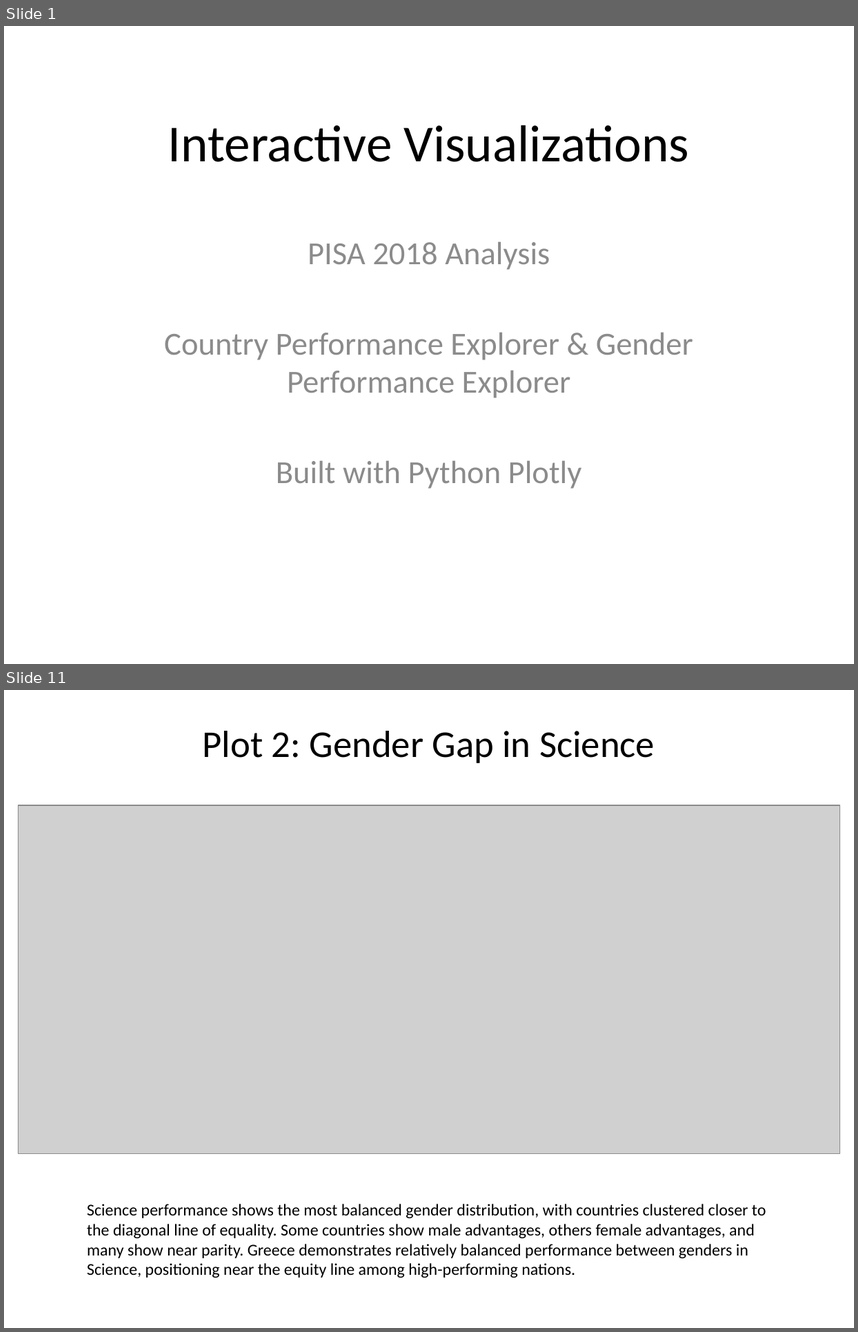
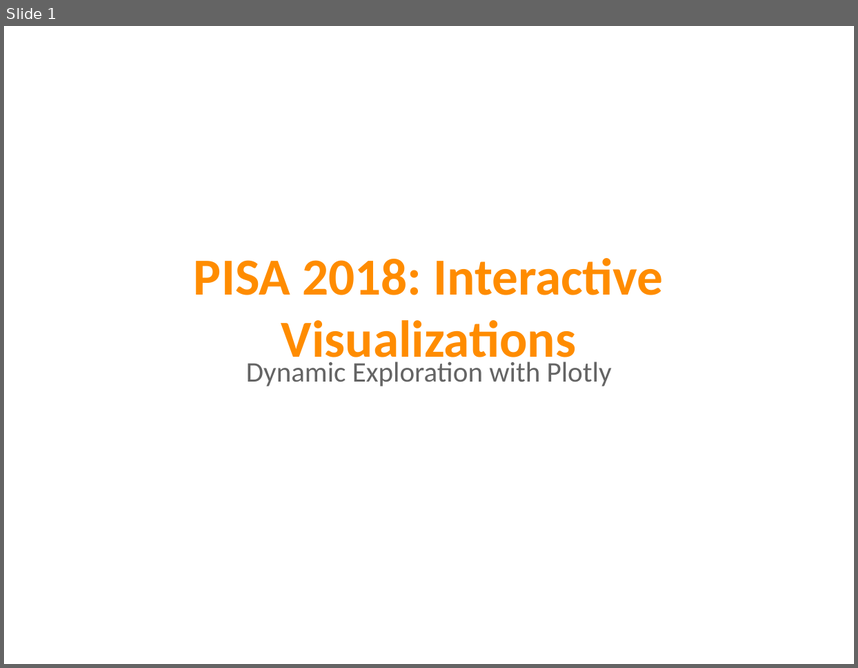
Before and after one commit to kitsakisGk/Masters_AUEB, a slide deck: Data_visualization/Assignment_1/PISA_2018_Interactive_Plots.pptx. Shown one above the other, each under a label of ours: slides 1 and 11 before the commit, slide 1 after it; the slides between them are not shown. The pictures are 858x1332 and 858x668 pixels, drawn with LibreOffice and Linux fonts; fonts in the diff are those of the drawing; grey boxes stand for pictures. Boxes give left, top, right and bottom in pixels: in the first picture for what was removed or moved away, otherwise in the second. Text is boxed around its words. In the diff, an @@ line names an element or a change of style, - is before the commit and + after.

Commit message:
Update Data Visualization Assignment 1: Replace with EDA notebook and reorganize plots

```diff
--- a/Data_visualization/Assignment_1/PISA_2018_Interactive_Plots.pptx
+++ b/Data_visualization/Assignment_1/PISA_2018_Interactive_Plots.pptx
@@ slide 11 removed at box(4, 690, 854, 1328), background #FFFFFF @@
@@ text removed at box(202, 731, 655, 763) @@
-Plot 2: Gender Gap in Science
@@ picture removed at box(18, 805, 840, 1153) @@
@@ text removed at box(87, 1203, 766, 1277) @@
-Science performance shows the most balanced gender distribution, with countries clustered closer to the diagonal line of equality. Some countries show male advantages, others female advantages, and many show near parity. Greece demonstrates relatively balanced performance between genders in Science, positioning near the equity line among high-performing nations.
@@ slide 1 changed as well @@
@@ text "PISA 2018: Interactive Visualizations" at box(194, 258, 663, 369): vertical alignment middle to top @@
@@ text at box(194, 258, 663, 369): text changed; text colour #000000 to #FF8C00; bold on @@
-Interactive Visualizations
+PISA 2018: Interactive Visualizations
@@ text at box(246, 361, 612, 386): text changed; size 27.2 to 24 pt; text colour #8C8C8C to #646464 @@
-PISA 2018 Analysis
-Country Performance Explorer & Gender Performance Explorer
-Built with Python Plotly
+Dynamic Exploration with Plotly
```
Also in this commit, not shown: 2 other slides changed, 4 slides added, 8 other slides removed, 37 other files.
